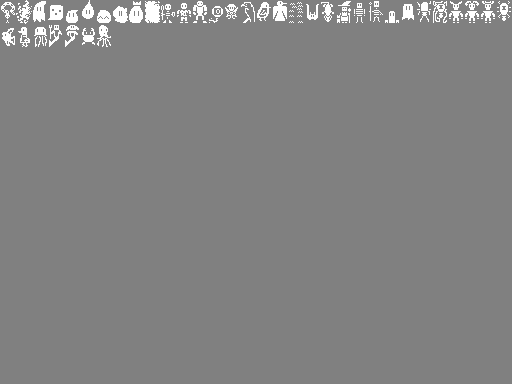
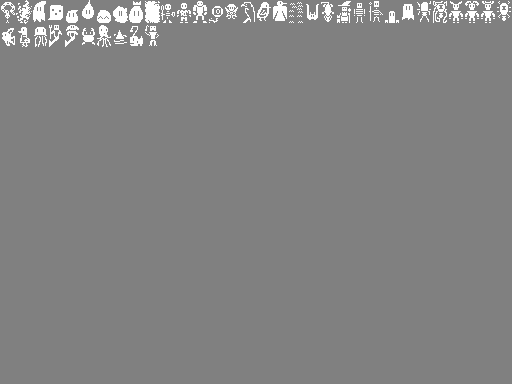
Layered file, before and after one edit (512x384). Changes by layer:
painted on "Background" over (114, 25, 159, 46)
